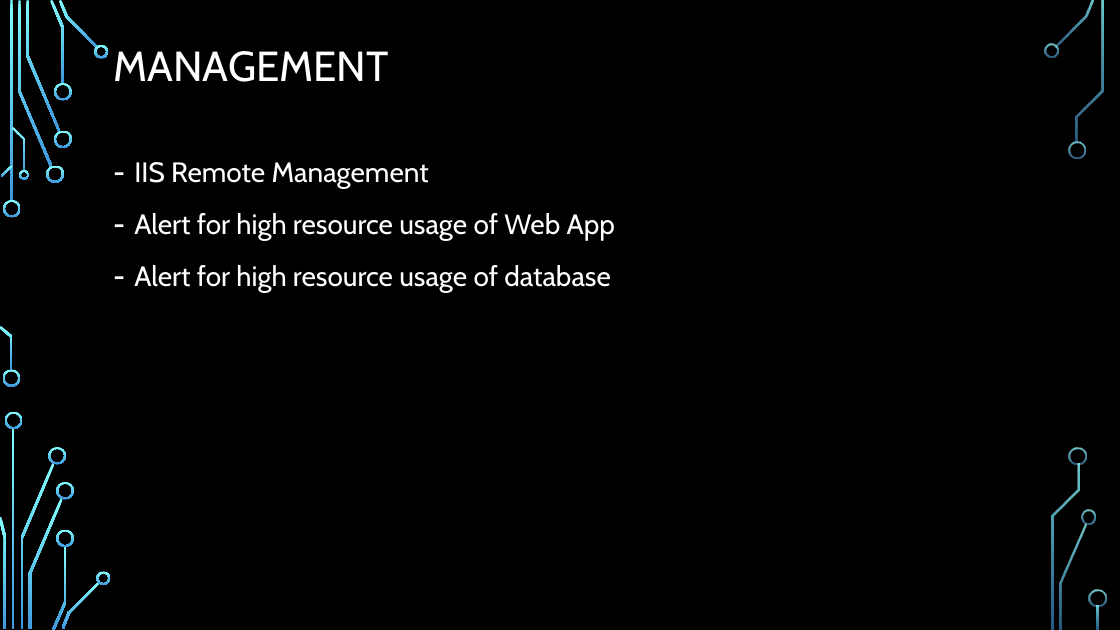
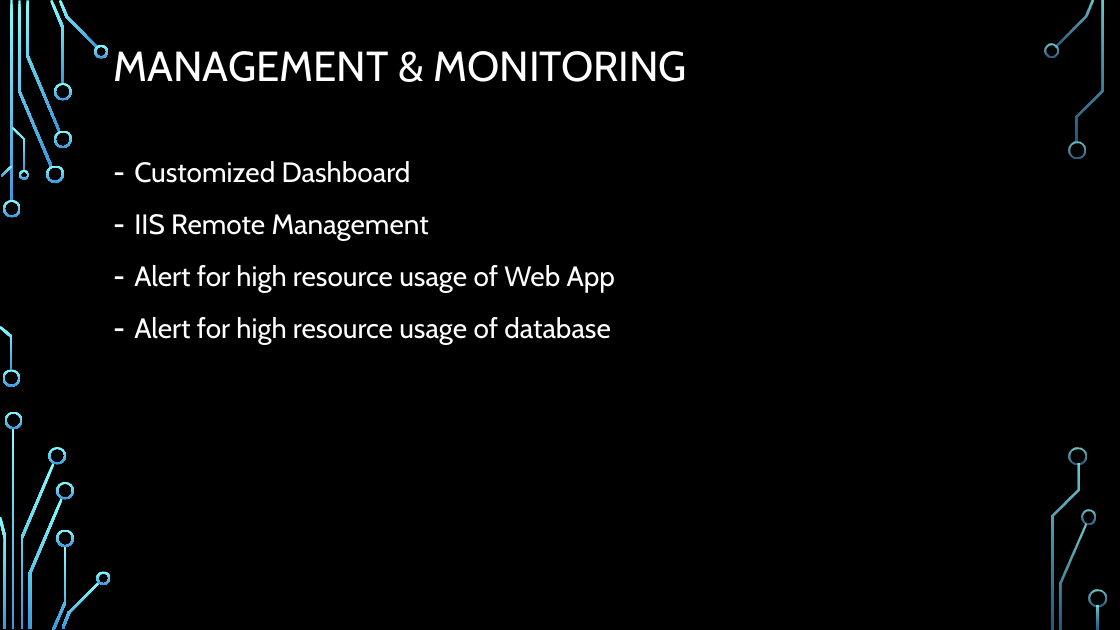
Before and after one commit to chenghao1983/c6c1d99d-502e-4a47-b8f5-35181e48b4fa_PT4, a slide deck: slide 8 of Doc/Active Learning on the Cloud - PT4.pptx (slide 7 before the commit). Drawn at 1120x630 pixels with LibreOffice and Linux fonts; fonts in the diff are those of the drawing; background and template pictures are left out. Boxes give left, top, right and bottom in pixels: in the first picture for what was removed or moved away, otherwise in the second. Text is boxed around its words. In the diff, an @@ line names an element or a change of style, - is before the commit and + after.

```diff
--- a/Doc/Active Learning on the Cloud - PT4.pptx
+++ b/Doc/Active Learning on the Cloud - PT4.pptx
@@ title at (113,51,687,82): text changed @@
-MANAGEMENT
+MANAGEMENT & MONITORING
@@ text at (134,161,411,183): paragraph added @@
+– Customized Dashboard
```
Also in this commit, not shown: 3 other slides changed, 2 slides added.
